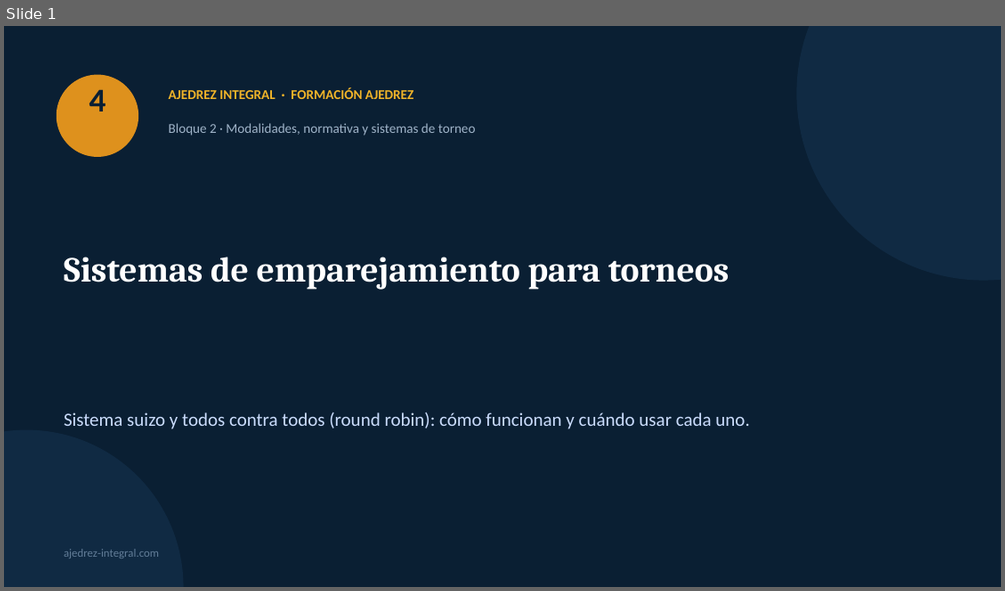
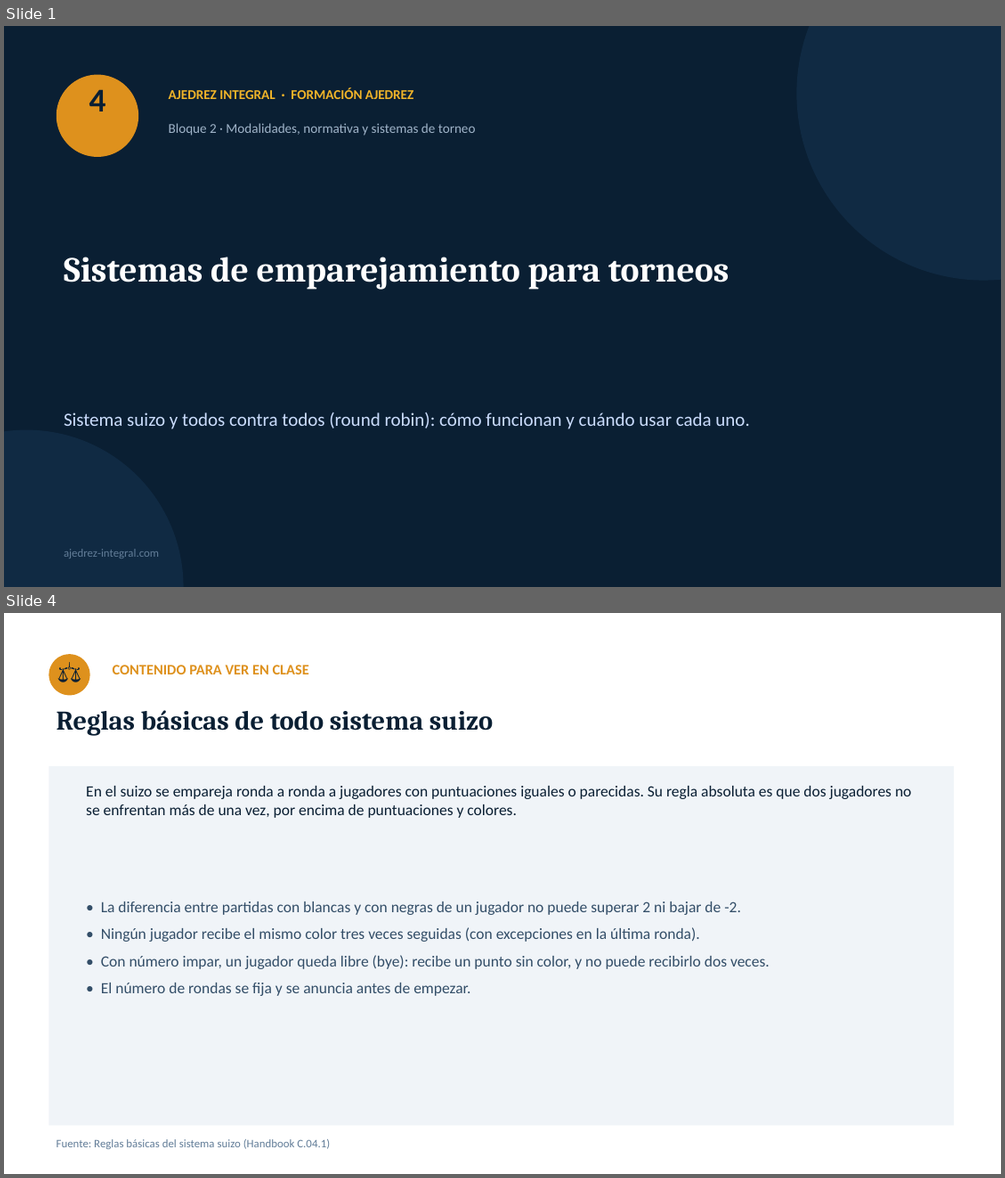
Before and after one commit to GMpupilo2026/Pagina-Completa, a slide deck: cursos/recursos/formacion-ajedrez/04-sistemas-de-emparejamiento.pptx. Shown one above the other, each under a label of ours: slide 1 before the commit, slides 1 and 4 after it; the slides between them are not shown. The pictures are 1005x591 and 1005x1178 pixels, drawn with LibreOffice and Linux fonts; fonts in the diff are those of the drawing. Boxes give left, top, right and bottom in pixels: in the first picture for what was removed or moved away, otherwise in the second. Text is boxed around its words. In the diff, an @@ line names an element or a change of style, - is before the commit and + after.

```diff
--- a/cursos/recursos/formacion-ajedrez/04-sistemas-de-emparejamiento.pptx
+++ b/cursos/recursos/formacion-ajedrez/04-sistemas-de-emparejamiento.pptx
@@ slide 4 added at box(4, 613, 1001, 1174), background #FFFFFF @@
@@ ellipse added at box(48, 654, 90, 695), fill #DE911D @@
@@ text added at box(48, 654, 90, 695), 20 pt, text #0A1F33 @@
+⚖
@@ text added at box(113, 665, 309, 674), 14 pt, text #DE911D, bold @@
+CONTENIDO PARA VER EN CLASE
@@ text added at box(57, 710, 493, 735), 26 pt, text #0A1F33, bold @@
+Reglas básicas de todo sistema suizo
@@ rectangle added at box(48, 766, 954, 1126), fill #F0F4F8 @@
@@ text added at box(86, 786, 911, 818), 15 pt, text #0A1F33 @@
+En el suizo se empareja ronda a ronda a jugadores con puntuaciones iguales o parecidas. Su regla absoluta es que dos jugadores no se enfrentan más de una vez, por encima de puntuaciones y colores.
@@ text added at box(101, 901, 769, 996), 15 pt, text #334E68 @@
+• La diferencia entre partidas con blancas y con negras de un jugador no puede superar 2 ni bajar de -2.
+• Ningún jugador recibe el mismo color tres veces seguidas (con excepciones en la última ronda).
+• Con número impar, un jugador queda libre (bye): recibe un punto sin color, y no puede recibirlo dos veces.
+• El número de rondas se fija y se anuncia antes de empezar.
@@ text added at box(57, 1139, 330, 1149), 11 pt, text #627D98 @@
+Fuente: Reglas básicas del sistema suizo (Handbook C.04.1)
```
Also in this commit, not shown: 1 slide changed, 17 other slides added, 2 slides removed, 28 other files.
